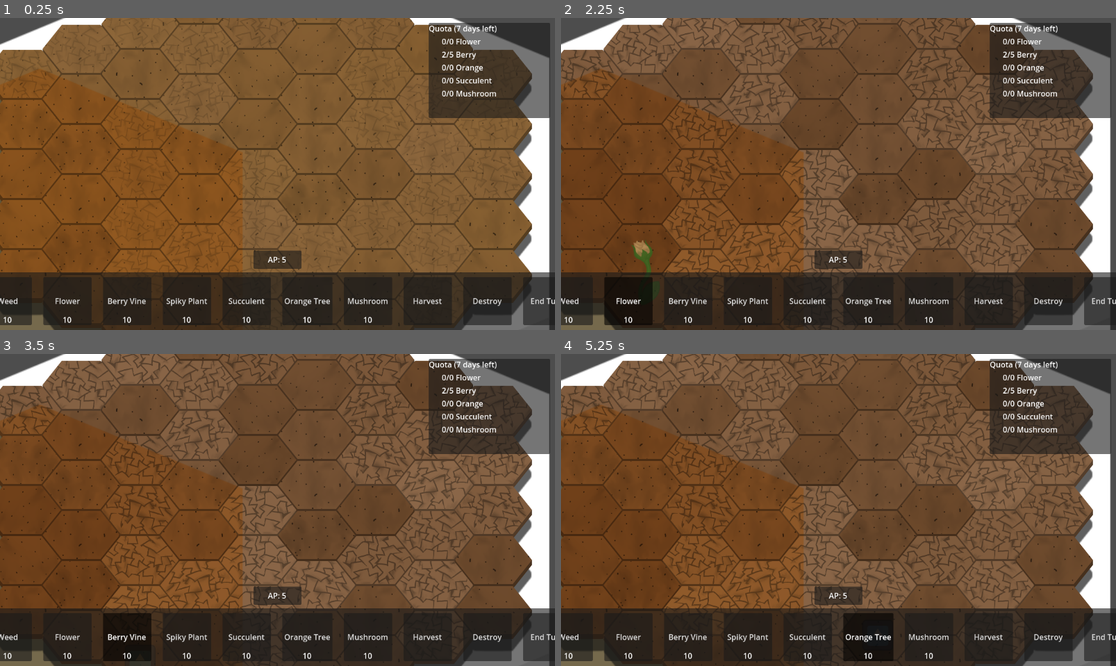
Above: before the commit, frames 1-4 (two rows, left to right).
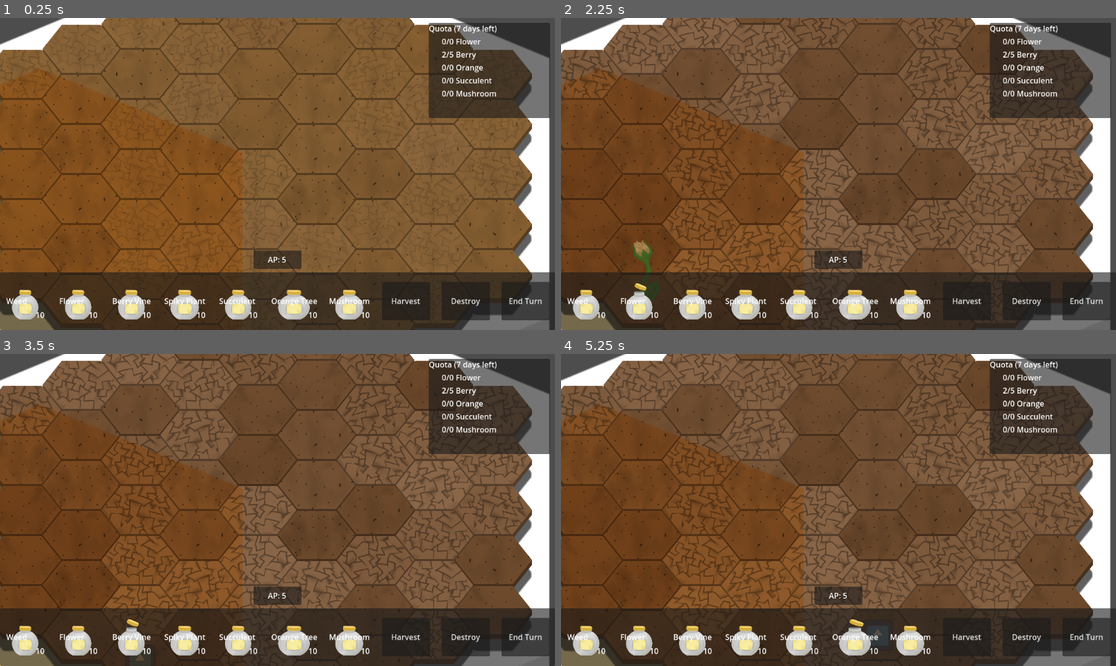
Above: after the commit, the same moments.

Repository: CiaranWoodward/LD54
Game: Godot game, scene res://Level.tscn
Two runs of this game, one before a commit and one after it. Both use one fixed random seed, a clock stepped at 60 frames per second and the inputs below. The engine's default icon, where the game draws it, is replaced by a stand-in: a white triangle on a blue panel in a dark square.
Inputs (mouse positions are in pixels of both pictures, inside the frame that each line leads up to):
- Up to frame 1 (0.25 s): no input
- Up to frame 2 (2.25 s): click (566, 301) at 0.5 s, where only the run before the commit has a clickable "Weed"; click (588, 301) at 1.27 s; click (627, 301) at 2 s, where only the run before the commit has a clickable "Flower"
- Up to frame 3 (3.5 s): click (127, 637) at 2.75 s, where only the run before the commit has a clickable "Berry Vine"
- Up to frame 4 (5.25 s): click (749, 637) at 3.5 s, where only the run before the commit has a clickable "Spiky Plant"; click (805, 637) at 4.25 s, where only the run before the commit has a clickable "Succulent"; click (866, 637) at 5 s, where only the run before the commit has a clickable "Orange Tree"

The runs differ from the first frame. In frame 1, 7.6% of the frame differs, in the area x 0-100%, y 81-100%; in frame 2, 5.7%; in frame 3, 5.4%; in frame 4, 5.6%.

Commit message:
added seed jars

Diff:
--- a/Plants/BerryVine.tscn
+++ b/Plants/BerryVine.tscn
@@ -72,45 +72,6 @@
 states/Dying/position = Vector2(379, 177)
 transitions = ["Start", "Alive", SubResource("AnimationNodeStateMachineTransition_op3uw"), "Alive", "Dying", SubResource("AnimationNodeStateMachineTransition_xbdra")]
 graph_offset = Vector2(-55, 17)
-
-[sub_resource type="Animation" id="Animation_as4wg"]
-length = 0.001
-tracks/0/type = "value"
-tracks/0/imported = false
-tracks/0/enabled = true
-tracks/0/path = NodePath("../BerryVine/DeadCentre:visible")
-tracks/0/interp = 1
-tracks/0/loop_wrap = true
-tracks/0/keys = {
-"times": PackedFloat32Array(0),
-"transitions": PackedFloat32Array(1),
-"update": 1,
-"values": [false]
-}
-tracks/1/type = "value"
-tracks/1/imported = false
-tracks/1/enabled = true
-tracks/1/path = NodePath("../BerryVine/Centre:visible")
-tracks/1/interp = 1
-tracks/1/loop_wrap = true
-tracks/1/keys = {
-"times": PackedFloat32Array(0),
-"transitions": PackedFloat32Array(1),
-"update": 1,
-"values": [true]
-}
-tracks/2/type = "value"
-tracks/2/imported = false
-tracks/2/enabled = true
-tracks/2/path = NodePath("../BerryVine/Centre:modulate")
-tracks/2/interp = 1
-tracks/2/loop_wrap = true
-tracks/2/keys = {
-"times": PackedFloat32Array(0),
-"transitions": PackedFloat32Array(1),
-"update": 0,
-"values": [Color(1, 1, 1, 1)]
-}
 
 [sub_resource type="Animation" id="Animation_5lisw"]
 resource_name = "Alive"
@@ -179,6 +140,45 @@
 "values": [Color(1, 1, 1, 1), Color(1, 1, 1, 0)]
 }
 
+[sub_resource type="Animation" id="Animation_as4wg"]
+length = 0.001
+tracks/0/type = "value"
+tracks/0/imported = false
+tracks/0/enabled = true
+tracks/0/path = NodePath("../BerryVine/DeadCentre:visible")
+tracks/0/interp = 1
+tracks/0/loop_wrap = true
+tracks/0/keys = {
+"times": PackedFloat32Array(0),
+"transitions": PackedFloat32Array(1),
+"update": 1,
+"values": [false]
+}
+tracks/1/type = "value"
+tracks/1/imported = false
+tracks/1/enabled = true
+tracks/1/path = NodePath("../BerryVine/Centre:visible")
+tracks/1/interp = 1
+tracks/1/loop_wrap = true
+tracks/1/keys = {
+"times": PackedFloat32Array(0),
+"transitions": PackedFloat32Array(1),
+"update": 1,
+"values": [true]
+}
+tracks/2/type = "value"
+tracks/2/imported = false
+tracks/2/enabled = true
+tracks/2/path = NodePath("../BerryVine/Centre:modulate")
+tracks/2/interp = 1
+tracks/2/loop_wrap = true
+tracks/2/keys = {
+"times": PackedFloat32Array(0),
+"transitions": PackedFloat32Array(1),
+"update": 0,
+"values": [Color(1, 1, 1, 1)]
+}
+
 [sub_resource type="AnimationLibrary" id="AnimationLibrary_hugo0"]
 _data = {
 "Alive": SubResource("Animation_5lisw"),
--- a/UI/HUD.tscn
+++ b/UI/HUD.tscn
@@ -25,6 +25,7 @@
 
 [node name="HBoxContainer" type="HBoxContainer" parent="ActionPanel"]
 layout_mode = 2
+size_flags_vertical = 4
 alignment = 1
 
 [node name="PlantButton" parent="ActionPanel/HBoxContainer" instance=ExtResource("2_b4o4e")]
--- a/UI/plant_button.gd
+++ b/UI/plant_button.gd
@@ -7,7 +7,7 @@
 
 # Called when the node enters the scene tree for the first time.
 func _ready():
-	$Button.text = Global.get_plant_name(plant_type)
+	$Label.text = Global.get_plant_name(plant_type)
 	$Button.tooltip_text = Global.get_plant_description(plant_type)
 	Global.action_points_changed.connect(_ap_changed)
 	Global.inventory_updated.connect(update_count)
--- a/UI/plant_button.tscn
+++ b/UI/plant_button.tscn
@@ -1,30 +1,54 @@
-[gd_scene load_steps=3 format=3 uid="uid://ivh3v87hka2i"]
+[gd_scene load_steps=8 format=3 uid="uid://ivh3v87hka2i"]
 
 [ext_resource type="ButtonGroup" uid="uid://d1hcomes8o235" path="res://UI/ActionButtonGroup.tres" id="1_13m46"]
 [ext_resource type="Script" path="res://UI/plant_button.gd" id="1_bqnd4"]
+[ext_resource type="Texture2D" uid="uid://dwcvyeimvap82" path="res://Graphics/Background/SeedJar0000.png" id="3_6nmco"]
+[ext_resource type="Texture2D" uid="uid://tm24us0h2aah" path="res://Graphics/Background/JarLid0000.png" id="4_5fnpi"]
+[ext_resource type="Texture2D" uid="uid://bbebnlpbj1o77" path="res://Graphics/Background/AJar0000.png" id="5_m23gh"]
+[ext_resource type="Texture2D" uid="uid://dj6s3wwu8lk1s" path="res://Graphics/Background/OpenJar0000.png" id="6_vtorv"]
+[ext_resource type="Texture2D" uid="uid://brk133p7qgyc" path="res://Graphics/Background/AjarJar0000.png" id="7_2jmdk"]
 
 [node name="PlantButton" type="MarginContainer"]
-anchors_preset = 15
-anchor_right = 1.0
-anchor_bottom = 1.0
-grow_horizontal = 2
-grow_vertical = 2
+custom_minimum_size = Vector2(10, 10)
+offset_right = 355.0
+offset_bottom = 355.0
+size_flags_horizontal = 6
+size_flags_vertical = 6
 theme_override_constants/margin_left = 10
 theme_override_constants/margin_top = 10
 theme_override_constants/margin_right = 10
 theme_override_constants/margin_bottom = 10
 script = ExtResource("1_bqnd4")
 
-[node name="Button" type="Button" parent="."]
-custom_minimum_size = Vector2(100, 50)
+[node name="Sprite2D" type="Sprite2D" parent="."]
+visible = false
+position = Vector2(60, 61)
+scale = Vector2(0.343144, 0.343144)
+texture = ExtResource("3_6nmco")
+
+[node name="Sprite2D" type="Sprite2D" parent="Sprite2D"]
+visible = false
+texture = ExtResource("4_5fnpi")
+
+[node name="Button" type="TextureButton" parent="."]
+custom_minimum_size = Vector2(80, 80)
 layout_mode = 2
 toggle_mode = true
 button_group = ExtResource("1_13m46")
+texture_normal = ExtResource("5_m23gh")
+texture_pressed = ExtResource("6_vtorv")
+texture_hover = ExtResource("7_2jmdk")
+ignore_texture_size = true
+stretch_mode = 0
 
 [node name="Count" type="Label" parent="."]
 layout_mode = 2
+size_flags_horizontal = 8
 size_flags_vertical = 8
 text = "0"
 horizontal_alignment = 1
 
+[node name="Label" type="Label" parent="."]
+layout_mode = 2
+
 [connection signal="toggled" from="Button" to="." method="_on_button_toggled"]
Binary file added: Graphics/Background/AJar0000.png
Not shown, added: Graphics/Background/AJar0000.png.import
Binary file added: Graphics/Background/AjarJar0000.png
Not shown, added: Graphics/Background/AjarJar0000.png.import
Binary file added: Graphics/Background/OpenJar0000.png
Not shown, added: Graphics/Background/OpenJar0000.png.import
Not shown, added: Graphics/Icons/SeedPacket.kra
Not shown, added: Graphics/Icons/SeedPacket.kra~
